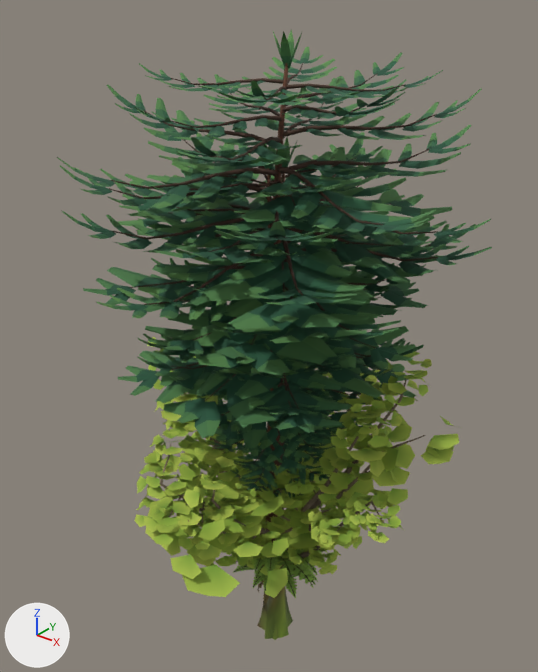
Before and after pictures for a commit that changed the glTF model src/assets/models/flora_trees.glb.
Both versions are drawn from a 50 mm camera at (13.8, -17.6, 24.1) aimed at (-0.7, 0.5, 12.9). Every picture has the same lights, and +X, +Y and +Z are marked at lower left. The picture after the commit comes second.

Names of what the first picture shows: 'conifer_a', 'conifer_b', 'conifer_far', 'conifer_lo', 'ginkgo_a', 'ginkgo_b', 'ginkgo_far', 'ginkgo_lo' and 3 more.
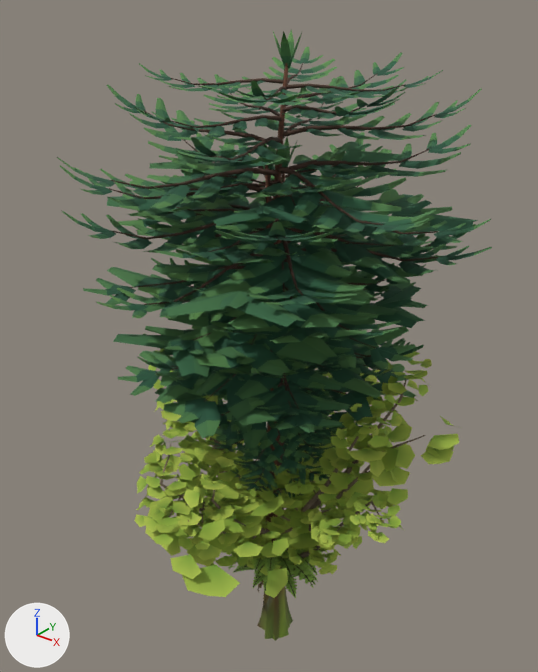
What changed in the scene script:
```text
Add me_conifer_dist:
    me_conifer_dist.from_pydata(...)  # 264 vertices, 212 faces; spans x -6.5..4.8, y -6.2..5.8, z 0.0..19.7
    # faces by material slot: [28, 184]
    me_conifer_dist.materials.append(mat_bark)
    me_conifer_dist.materials.append(mat_foliage_conifer)
Add ob_conifer_dist:
    ob_conifer_dist = bpy.data.objects.new('conifer_dist', me_conifer_dist)
    ob_conifer_dist.location = (0.0, 0.0, 0.0)
```

Boxes [x1, y1, x2, y2] around the edits, measured in the pictures (538 x 672 px):
'conifer_dist', added
    after: [107, 142, 478, 641]
    faces in mat_foliage_conifer: [107, 142, 478, 461]
    faces in mat_bark: [265, 165, 290, 641]
